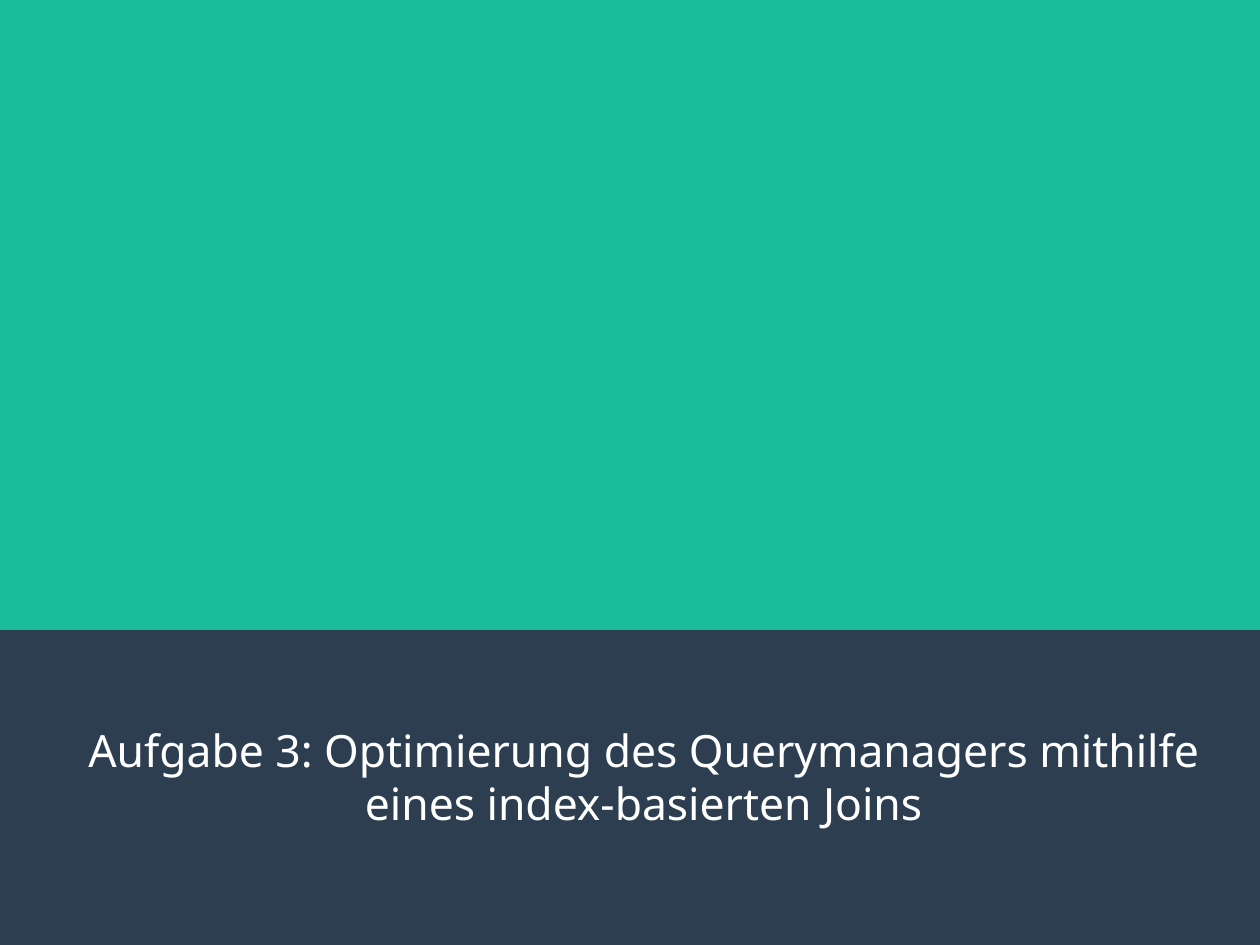
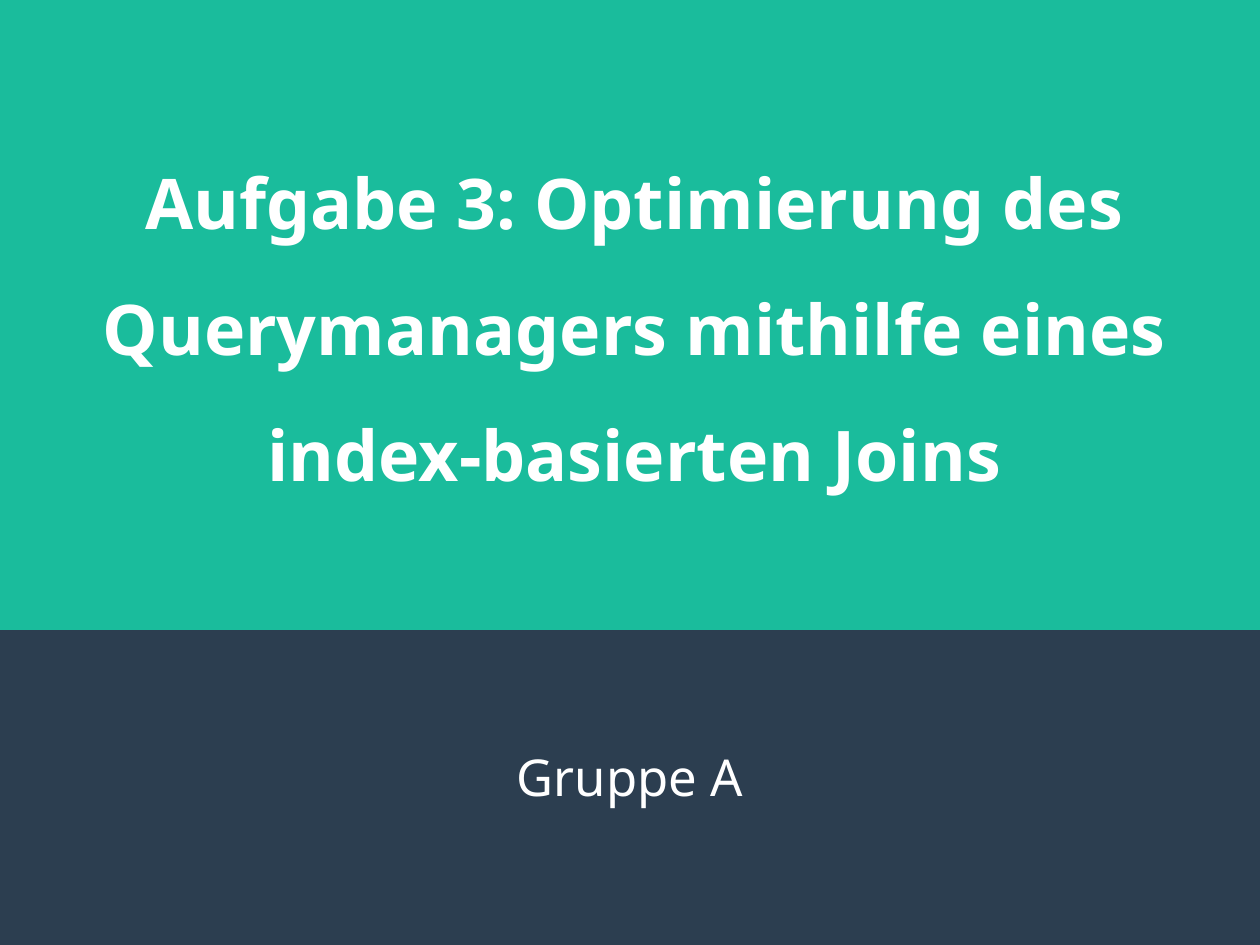
Before and after one commit to melvelet/aufgabe3, a slide deck: slide 1 of aufgabe3.odp. Drawn at 1260x945 pixels with LibreOffice and Linux fonts; fonts in the diff are those of the drawing. Boxes give left, top, right and bottom in pixels: in the first picture for what was removed or moved away, otherwise in the second. Text is boxed around its words. In the diff, an @@ line names an element or a change of style, - is before the commit and + after.

```diff
--- a/aufgabe3.odp
+++ b/aufgabe3.odp
@@ title "Aufgabe 3: Optimierung des Querymanagers ...": place and size @@
-title "Aufgabe 3: Optimierung des Querymanagers ..." at box(88, 733, 1199, 829)
+title "Aufgabe 3: Optimierung des Querymanagers ..." at box(103, 175, 1165, 496)
@@ title "Aufgabe 3: Optimierung des Querymanagers ..." at box(103, 175, 1165, 496): size 28 to 44 pt, bold on; line spacing 1 to 1.5 @@
@@ subtitle added at box(517, 759, 742, 808), 32 pt, text #FFFFFF @@
+Gruppe A
```
